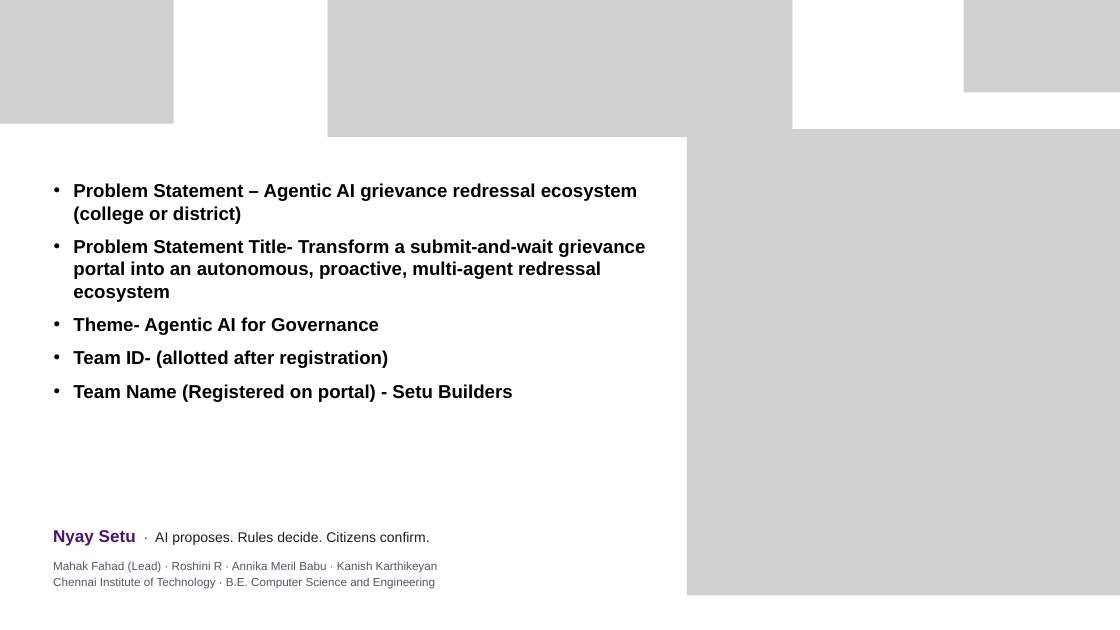
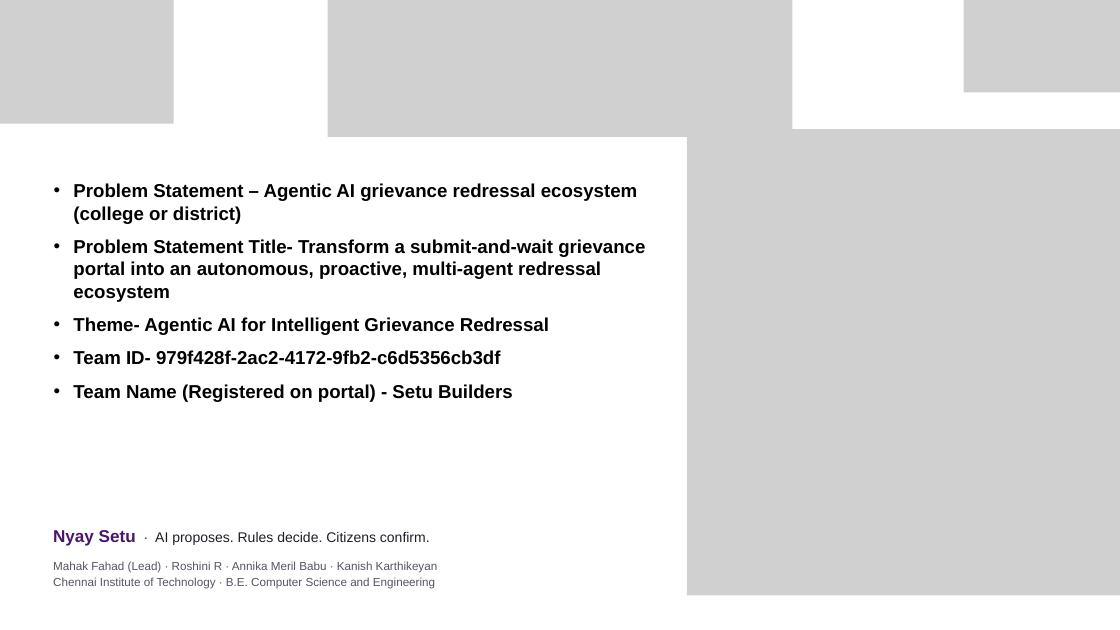
Before and after one commit to mahak867/setu-builders, a slide deck: slide 1 of docs/round1/Setu_Builders_HackFusion4.pptx. Drawn at 1120x630 pixels with LibreOffice and Linux fonts; fonts in the diff are those of the drawing; grey boxes stand for pictures. Boxes give left, top, right and bottom in pixels: in the first picture for what was removed or moved away, otherwise in the second. Text is boxed around its words. In the diff, an @@ line names an element or a change of style, - is before the commit and + after.

Commit message:
Round 1 deck and abstract: LLM-led intake, held-out results, registration ID

```diff
--- a/docs/round1/Setu_Builders_HackFusion4.pptx
+++ b/docs/round1/Setu_Builders_HackFusion4.pptx
@@ text at [73, 317, 549, 365]: text changed @@
-  • Theme- Agentic AI for Governance
-  • Team ID- (allotted after registration)
+  • Theme- Agentic AI for Intelligent Grievance Redressal
+  • Team ID- 979f428f-2ac2-4172-9fb2-c6d5356cb3df
```
Also in this commit, not shown: 4 other slides changed, 2 other files.
